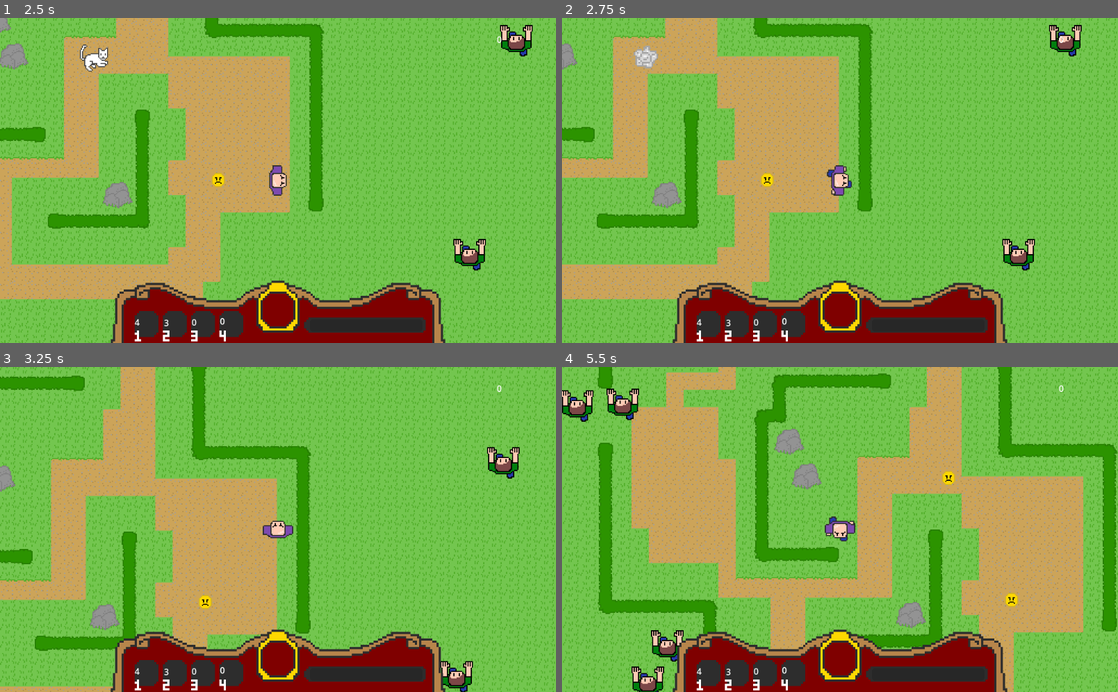
Above: before the commit, frames 1-4 (two rows, left to right).
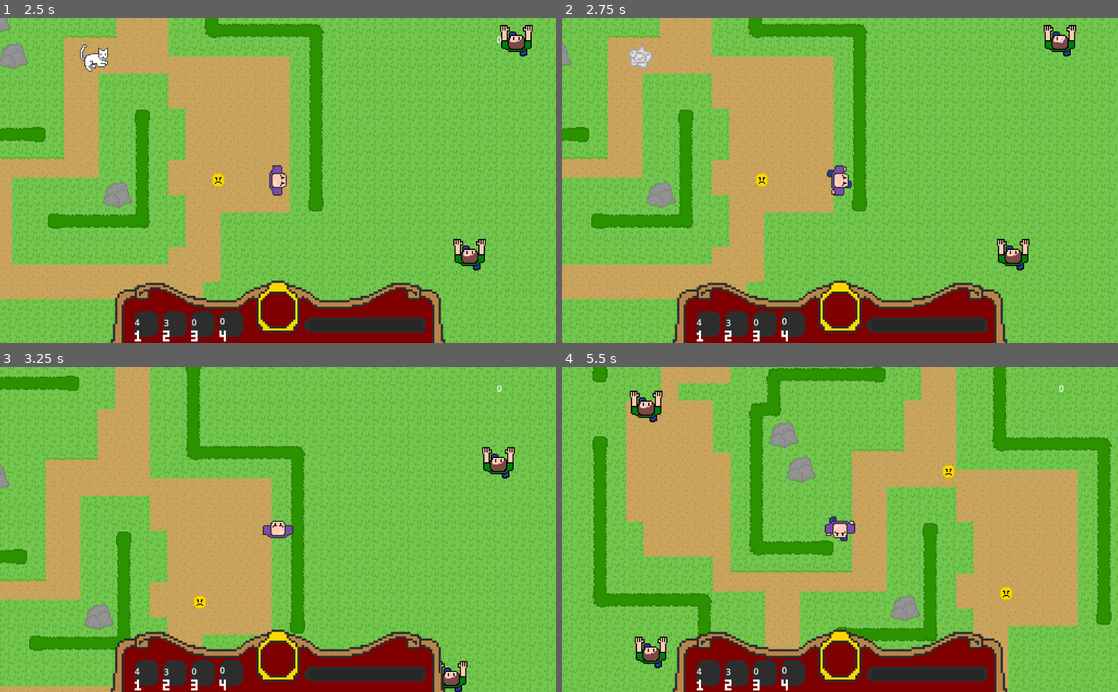
Above: after the commit, the same moments.

Repository: JessicaCC-gd/GGJ2024-2_4_1
Game: Godot game, scene res://level.tscn
Two runs of this game, one before a commit and one after it. Both use one fixed random seed, a clock stepped at 60 frames per second and the inputs below.
Inputs:
- Up to frame 1 (2.5 s): tap Enter at 0.5 s; hold Right (move_right) 0.53-1.28 s; tap 1 (action_1) at 0.6 s; hold Down (move_down) 1.28-2.03 s; tap 2 (action_2) at 1.35 s; hold Right (move_right) from 2.03 s (still down); tap 3 (action_3) at 2.1 s
- Up to frame 2 (2.75 s): keep holding Right (move_right)
- Up to frame 3 (3.25 s): release Right (move_right) at 2.78 s; hold Up (move_up) from 2.78 s (still down); tap 1 (action_1) at 2.85 s
- Up to frame 4 (5.5 s): release Up (move_up) at 3.53 s; hold Left (move_left) 3.53-5.03 s; tap 2 (action_2) at 3.6 s; tap 3 (action_3) at 4.35 s; hold Down (move_down) from 5.03 s (still down); tap 1 (action_1) at 5.1 s

Frame 1 is identical in both runs. In frame 2, 19% of the frame differs, in the area x 0-100%, y 0-100%; in frame 3, 20%; in frame 4, 30%.

Commit message:
Tweak player and enemy shapes

Diff:
--- a/enemy.tscn
+++ b/enemy.tscn
@@ -57,7 +57,10 @@
 }]
 
 [sub_resource type="CircleShape2D" id="CircleShape2D_pe2hc"]
-radius = 16.0
+radius = 41.0122
+
+[sub_resource type="CircleShape2D" id="CircleShape2D_plqk6"]
+radius = 11.1803
 
 [node name="enemy" type="CharacterBody2D"]
 z_index = 3
@@ -74,3 +77,10 @@
 
 [node name="RayCast2D" type="RayCast2D" parent="."]
 target_position = Vector2(-45, 11)
+
+[node name="CollisionShape2D" type="CollisionShape2D" parent="."]
+rotation = 1.5708
+shape = SubResource("CircleShape2D_plqk6")
+
+[connection signal="body_entered" from="Area2D" to="." method="_on_area_2d_body_entered"]
+[connection signal="body_exited" from="Area2D" to="." method="_on_area_2d_body_exited"]
--- a/player.tscn
+++ b/player.tscn
@@ -1,11 +1,11 @@
 [gd_scene load_steps=11 format=3 uid="uid://d1mse10v0ltx4"]
 
 [ext_resource type="Script" path="res://player.gd" id="1_axhjp"]
-[ext_resource type="Texture2D" uid="uid://bu4q2xw6wcqhi" path="res://assets/sprites/player_walk.png" id="1_melsa"]
+[ext_resource type="Texture2D" uid="uid://dq4k2skts0vk" path="res://assets/sprites/player_walk.png" id="1_melsa"]
 [ext_resource type="Script" path="res://temp.gd" id="3_0es82"]
 
-[sub_resource type="CapsuleShape2D" id="CapsuleShape2D_hspqp"]
-radius = 15.0
+[sub_resource type="CircleShape2D" id="CircleShape2D_envtp"]
+radius = 10.0499
 
 [sub_resource type="AtlasTexture" id="AtlasTexture_irrv4"]
 atlas = ExtResource("1_melsa")
@@ -61,7 +61,7 @@
 script = ExtResource("1_axhjp")
 
 [node name="CollisionShape2D" type="CollisionShape2D" parent="."]
-shape = SubResource("CapsuleShape2D_hspqp")
+shape = SubResource("CircleShape2D_envtp")
 
 [node name="AnimatedSprite2D" type="AnimatedSprite2D" parent="."]
 z_index = 2
